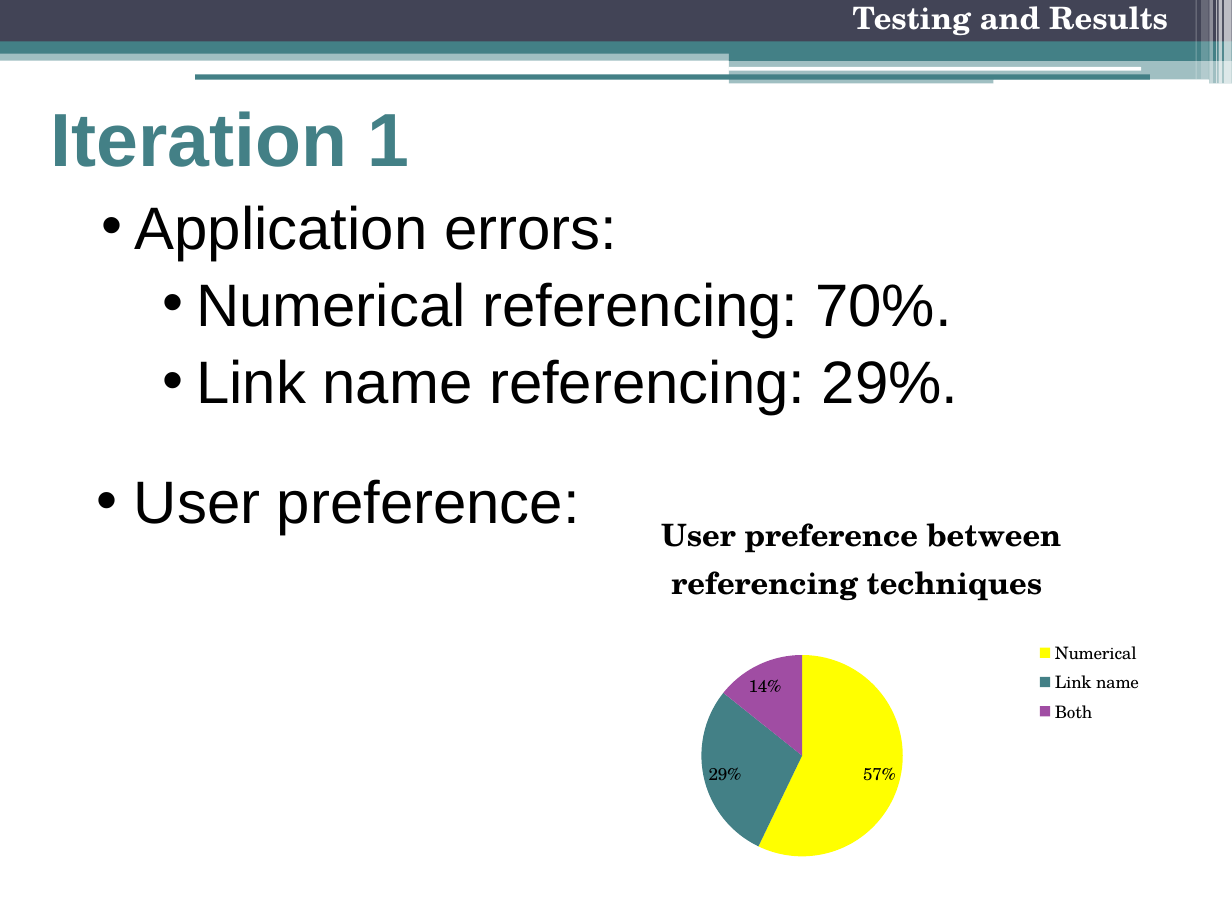
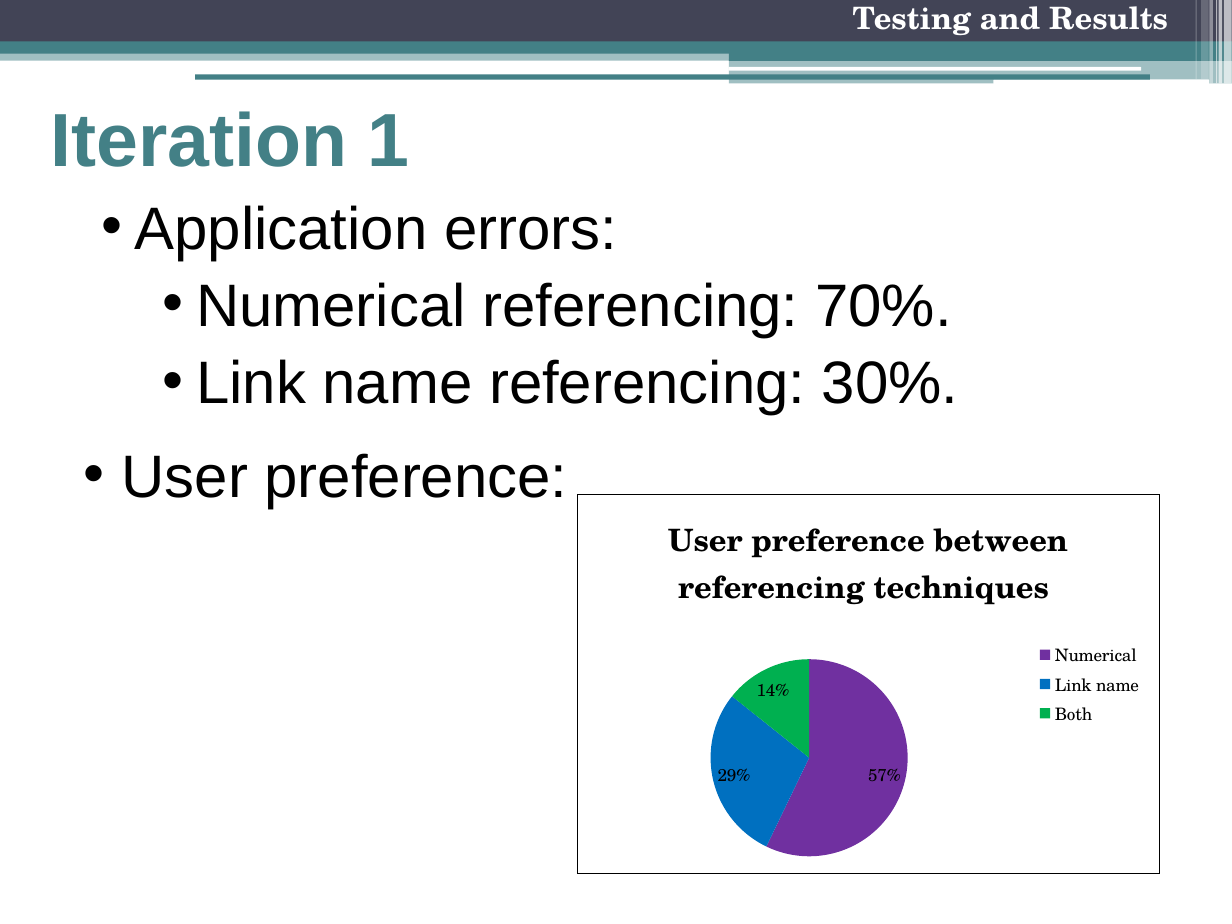
Before and after one commit to freecole/Lab-project, a slide deck: slide 24 of Presentation/3 Nov/Final Presentation.pptx. Drawn at 1232x924 pixels with LibreOffice and Linux fonts; fonts in the diff are those of the drawing. Boxes give left, top, right and bottom in pixels: in the first picture for what was removed or moved away, otherwise in the second. Text is boxed around its words. In the diff, an @@ line names an element or a change of style, - is before the commit and + after.

Commit message:
changed the graph colours

```diff
--- a/Presentation/3 Nov/Final Presentation.pptx
+++ b/Presentation/3 Nov/Final Presentation.pptx
@@ text at box(196, 359, 958, 414): text changed @@
-    • Link name referencing: 29%.
+    • Link name referencing: 30%.
@@ text "User preference:": place and size @@
-text "User preference:" at box(134, 479, 580, 535)
+text "User preference:" at box(122, 453, 568, 508)
@@ pie chart at box(577, 495, 1159, 873) @@
@@ colours of single points changed @@
@@ border changed @@
@@ pie chart: place and size @@
-pie chart at box(563, 490, 1159, 873)
+pie chart at box(577, 495, 1159, 873)
```
Also in this commit, not shown: 9 other slides changed.
